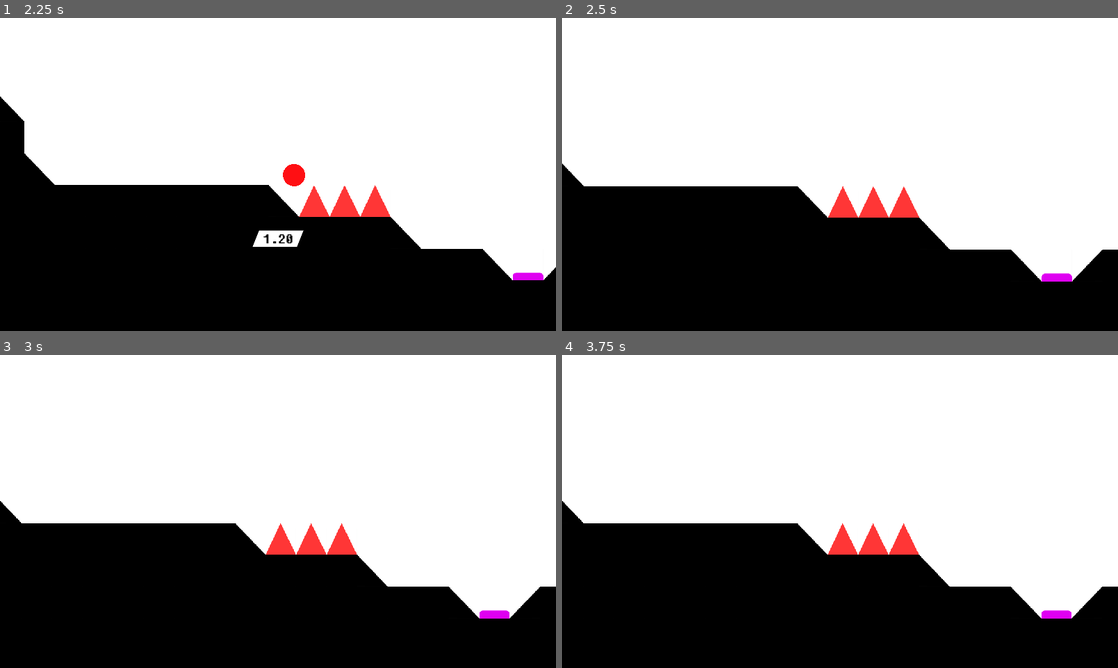
Above: before the commit, frames 1-4 (two rows, left to right).
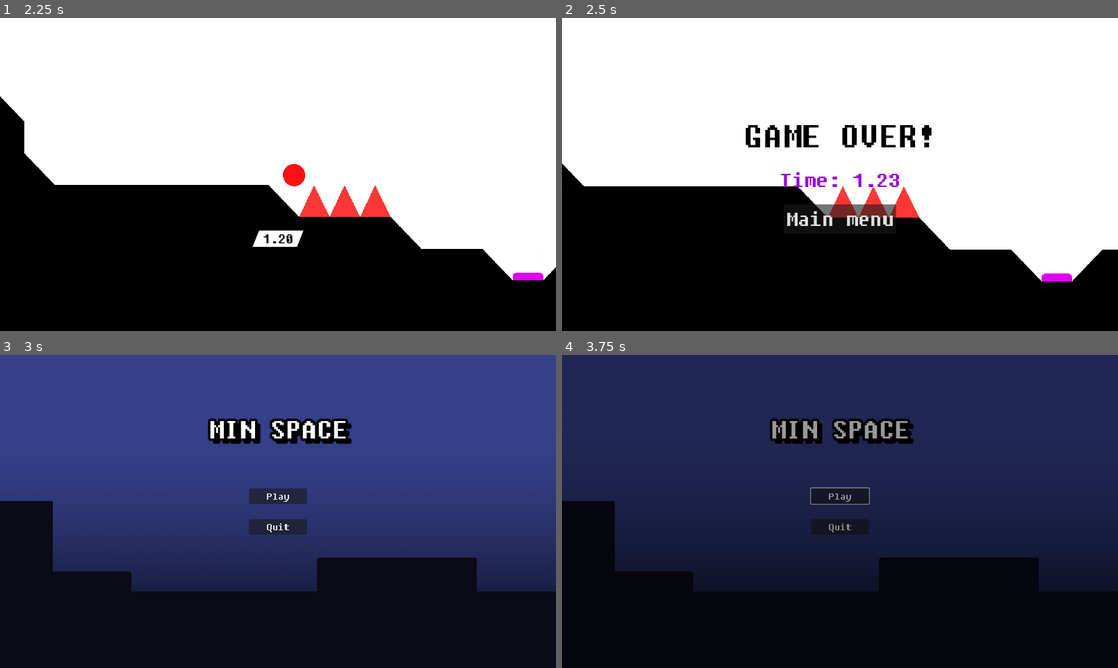
Above: after the commit, the same moments.

Repository: kagamiAL/CALHACKS_2024
Game: Godot game, scene res://scenes/Main/Main.tscn
Two runs of this game, one before a commit and one after it. Both use one fixed random seed, a clock stepped at 60 frames per second and the inputs below.
Inputs (mouse positions are in pixels of both pictures, inside the frame that each line leads up to):
- Up to frame 1 (2.25 s): click "Play" at 0.5 s; tap Enter (ui_accept) at 1.25, 1.52 s; hold Right (ui_right) from 1.28 s (still down)
- Up to frame 2 (2.5 s): keep holding Right (ui_right); tap Enter (ui_accept) at 2.27 s
- Up to frame 3 (3 s): release Right (ui_right) at 2.75 s; click (278, 555) at 2.75 s, where only the run after the commit has a clickable "Main menu"
- Up to frame 4 (3.75 s): click (840, 495) at 3.5 s, where only the run after the commit has a clickable "Play"

Frame 1 is identical in both runs. In frame 2, 2.4% of the frame differs, in the area x 33-67%, y 34-67%; in frame 3, 72%; in frame 4, 72%, in the area x 0-100%, y 0-85%.

Commit message:
Game over finished

Diff:
--- a/scenes/Main/Game.gd
+++ b/scenes/Main/Game.gd
@@ -1,6 +1,7 @@
 extends Node2D
 
 @onready var player_scene = preload("res://scenes/Player/Player.tscn") as PackedScene
+@onready var game_over_scene = preload("res://scenes/UI/GameOver.tscn") as PackedScene
 
 var maps: Dictionary = {};
 var map_node: Node2D;
@@ -48,6 +49,11 @@
 	load_current_level()
 	player.reset()
 
+func on_player_death():
+	var game_over = game_over_scene.instantiate()
+	game_over.player_time = player.get_node("Camera2D/Time").text
+	add_child(game_over)
+
 # Called when the node enters the scene tree for the first time.
 func _ready():
 	set_up_maps_from_dir("res://scenes/Maps")
@@ -55,3 +61,4 @@
 	player = player_scene.instantiate()
 	add_child(player)
 	player.won.connect(on_player_won)
+	player.died.connect(on_player_death)
--- a/scenes/Player/Player.gd
+++ b/scenes/Player/Player.gd
@@ -89,8 +89,6 @@
 	$Sprite.show()
 	$%Time.show()
 	$GPUParticles2D.emitting = false
-	# Restart timer
-	initial_time = Time.get_ticks_msec()
 	# Restart velocity + position
 	move_body(Vector2.ZERO)
 
--- /dev/null
+++ b/scenes/UI/GameOver.gd
@@ -0,0 +1,16 @@
+extends Control
+
+@onready var switch_scene = get_node("/root/SceneSwitch")
+
+@onready var time_label: Label = $CanvasLayer/VBoxContainer/Time as Label
+@onready var main_menu_button: Button = $CanvasLayer/VBoxContainer/Button as Button
+
+var player_time: float = 0;
+
+# Called when the node enters the scene tree for the first time.
+func _ready():
+	time_label.text = "Time: " + str(player_time)
+	main_menu_button.button_down.connect(_on_main_menu_button_pressed)
+
+func _on_main_menu_button_pressed():
+	switch_scene.goto_scene("res://scenes/Main/Main.tscn")
--- /dev/null
+++ b/scenes/UI/GameOver.tscn
@@ -0,0 +1,50 @@
+[gd_scene load_steps=2 format=3 uid="uid://sdltg725x3dc"]
+
+[ext_resource type="Script" path="res://scenes/UI/GameOver.gd" id="1_2l57i"]
+
+[node name="GameOver" type="Control"]
+layout_mode = 3
+anchors_preset = 15
+anchor_right = 1.0
+anchor_bottom = 1.0
+grow_horizontal = 2
+grow_vertical = 2
+script = ExtResource("1_2l57i")
+
+[node name="CanvasLayer" type="CanvasLayer" parent="."]
+
+[node name="VBoxContainer" type="VBoxContainer" parent="CanvasLayer"]
+anchors_preset = 8
+anchor_left = 0.5
+anchor_top = 0.5
+anchor_right = 0.5
+anchor_bottom = 0.5
+offset_left = -200.0
+offset_top = -120.0
+offset_right = 200.0
+offset_bottom = 120.0
+grow_horizontal = 2
+grow_vertical = 2
+theme_override_constants/separation = 25
+
+[node name="Label" type="Label" parent="CanvasLayer/VBoxContainer"]
+layout_mode = 2
+theme_override_colors/font_color = Color(0, 0, 0, 1)
+theme_override_font_sizes/font_size = 80
+text = "GAME OVER!"
+
+[node name="Time" type="Label" parent="CanvasLayer/VBoxContainer"]
+layout_mode = 2
+theme_override_colors/font_color = Color(0.596078, 0.0117647, 0.854902, 1)
+theme_override_font_sizes/font_size = 50
+text = "Time: 1:00"
+horizontal_alignment = 1
+vertical_alignment = 1
+
+[node name="Button" type="Button" parent="CanvasLayer/VBoxContainer"]
+layout_mode = 2
+size_flags_horizontal = 4
+size_flags_vertical = 4
+theme_override_font_sizes/font_size = 50
+text = "Main menu"
+icon_alignment = 1
